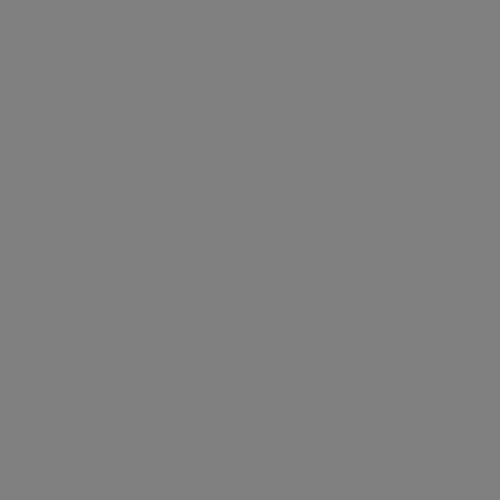
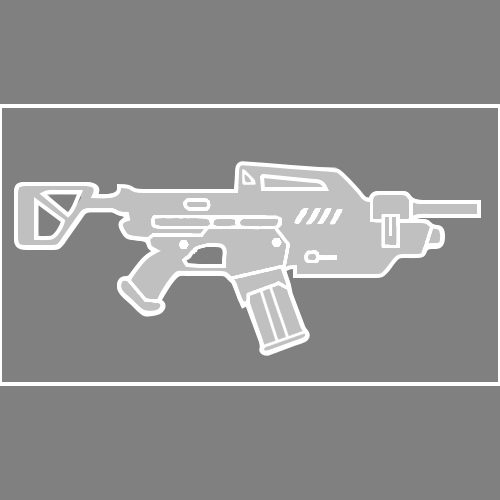
Layered file, before and after one edit (500×500). Changes by layer:
showed group "ar" (6 layers) over [left=0, top=104, right=500, bottom=386]
added layer "Layer #61" in group "ar" over [left=241, top=168, right=330, bottom=350]
added layer "Layer #60" in group "ar" over [left=0, top=104, right=500, bottom=386]
painted on "Layer" over [left=115, top=165, right=424, bottom=271]
painted on "ar.png" over [left=119, top=164, right=396, bottom=277]
